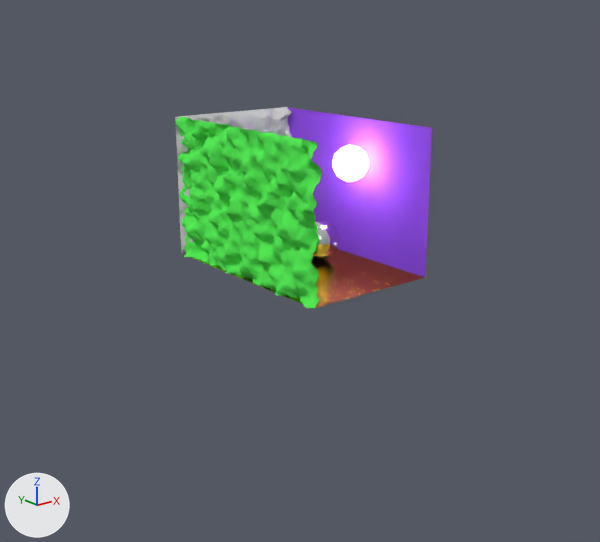
What one commit did to the Blender file scenes/dev/dev.blend.
Camera for both pictures: a 50 mm camera at (-28.1, -33.1, 13.7) aimed at (-0.9, 0.8, 0.1). The lights are fixed; the arrows at lower left show +X, +Y and +Z.

The first picture shows 'Sphere', 'Sphere.001', 'back', 'floor', 'left', 'right'.
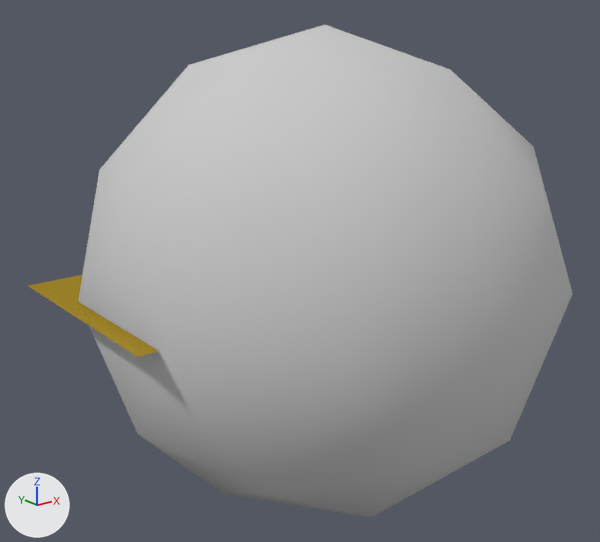
Where the newer file only moved an object's origin or applied its transform, the numbers keep the older frame.

Patch to the scene script:
```diff
--- a/scenes/dev/dev.blend.py
+++ b/scenes/dev/dev.blend.py
@@ me_plane_006 @@
 me_plane_006.from_pydata(...)  # 4 vertices, 2 faces; spans x -1.0..1.0, y -1.0..2.0, z 0.0
 # used by ob_floor; location = (0.0, 0.0, 0.0); scale = (4.0, 4.0, 4.0)
 # verts and faces of me_plane_006; kept vertices keep their numbers, new ones are numbered from 4
 # before: 0 (-1.0, -1.0, 0.0) at pixel (312, 308), 1 (1.0, -1.0, 0.0) at pixel (427, 276), 2 (-1.0, 2.0, 0.0) at pixel (183, 254), 3 (1.0, 2.0, 0.0)
+# me_plane_006 part 1
+delete_vertices([*range(0, 4)])  # with the faces that use them
+verts[4] = (-3.35, -1.0, 0.0)  # pixel (137, 356)
+verts[5] = (3.35, -1.0, 0.0)
+verts[6] = (-3.35, 2.0, 0.0)  # pixel (27, 285)
+verts[7] = (3.35, 2.0, 0.0)
+faces += [(4, 6, 7, 5)]
 me_plane_006.materials.append(mat_glossy)
@@ me_icosphere @@
+me_icosphere.from_pydata(...)  # an icosphere of 80 faces spanning x -0.95..0.95, y -1.0..1.0, z -1.0..1.0
+me_icosphere.polygons.foreach_set('use_smooth', [True] * 80)
+me_icosphere.materials.append(mat_white)  # light grey #cbcbcb
@@ ob_left @@
-ob_left = bpy.data.objects.new('left', me_plane_008)
-ob_left.location = (-4.0, 0.0, 4.0)
-ob_left.rotation_euler = (0.0, 1.571, 0.0)  # degrees (0, 90, 0)
-ob_left.scale = (4.0, 4.0, 4.0)
@@ ob_back @@
-ob_back = bpy.data.objects.new('back', me_plane_003)
-ob_back.location = (0.0, 8.0, 4.0)
-ob_back.rotation_euler = (1.571, 1.571, 0.0)  # degrees (90, 90, 0)
-ob_back.scale = (4.0, 4.0, 4.0)
@@ ob_right @@
-ob_right = bpy.data.objects.new('right', me_plane_012)
-ob_right.location = (3.82, 0.0, 4.0)
-ob_right.rotation_euler = (0.0, 1.571, 0.0)  # degrees (0, 90, 0)
-ob_right.scale = (4.0, 4.0, 4.0)
@@ ob_icosphere @@
+ob_icosphere = bpy.data.objects.new('Icosphere', me_icosphere)
+ob_icosphere.location = (0.0, 0.0, 0.0)
+ob_icosphere.scale = (13.0, 13.0, 13.0)
```

What differs and where, as boxes (x1, y1, x2, y2) in the pictures (600 x 542 px):
'Icosphere', added: after (78, 25, 573, 518)
'left', deleted: before (176, 117, 322, 308)
'right', deleted: before (287, 107, 432, 277)
'floor', reshaped: before (184, 249, 426, 308); after (28, 275, 158, 357)
'back', deleted: before (175, 107, 292, 253)
